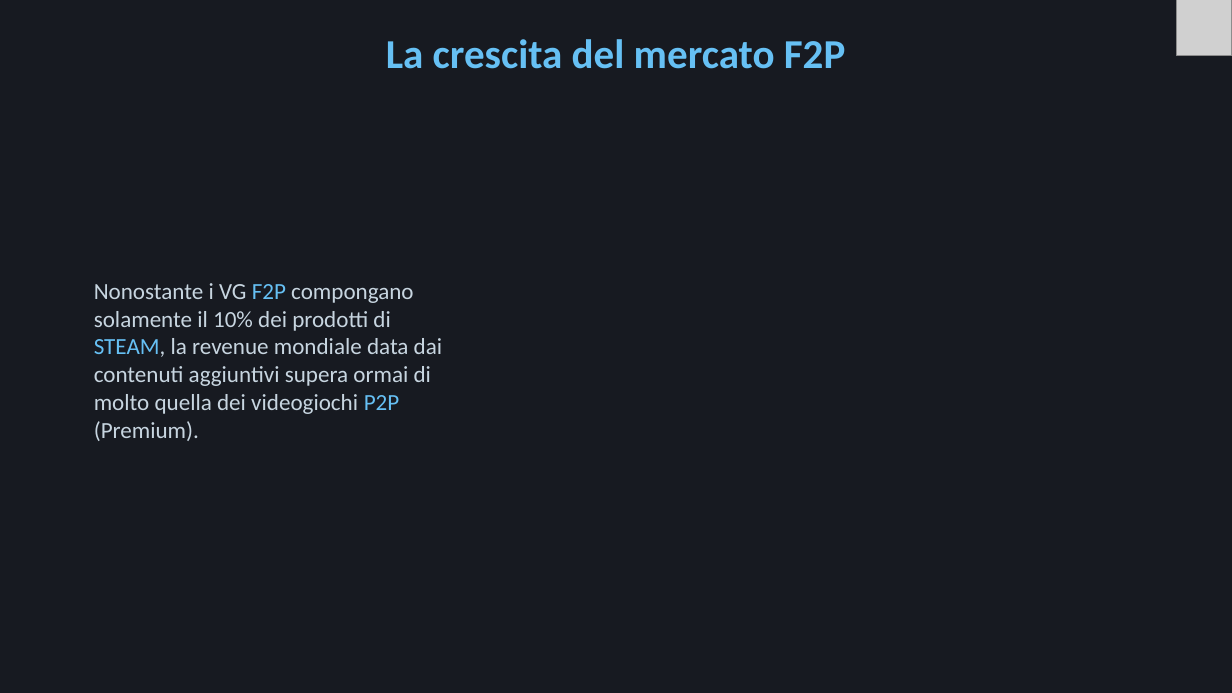
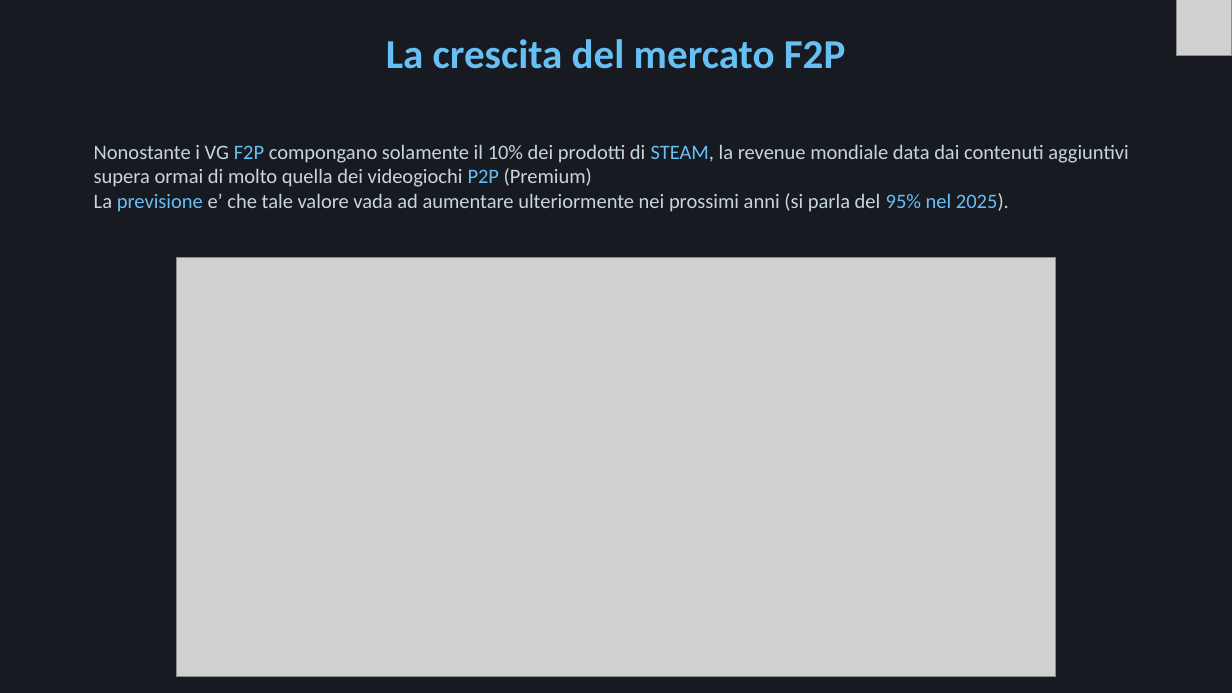
Before and after one commit to Mora11231/VisualizzazioneScientifica, a slide deck: slide 15 of Steam.pptx. Drawn at 1232x693 pixels with LibreOffice and Linux fonts; fonts in the diff are those of the drawing; grey boxes stand for pictures. Boxes give left, top, right and bottom in pixels: in the first picture for what was removed or moved away, otherwise in the second. Text is boxed around its words. In the diff, an @@ line names an element or a change of style, - is before the commit and + after.

```diff
--- a/Steam.pptx
+++ b/Steam.pptx
@@ text at [94,144,1129,212]: text changed; size 18 to 16 pt @@
-Nonostante i VG F2P compongano solamente il 10% dei prodotti di STEAM, la revenue mondiale data dai contenuti aggiuntivi supera ormai di molto quella dei videogiochi P2P (Premium).
+Nonostante i VG F2P compongano solamente il 10% dei prodotti di STEAM, la revenue mondiale data dai contenuti aggiuntivi supera ormai di molto quella dei videogiochi P2P (Premium)
+La previsione e’ che tale valore vada ad aumentare ulteriormente nei prossimi anni (si parla del 95% nel 2025).
@@ picture added at [177,257,1056,676] @@
```
Also in this commit, not shown: 12 other slides changed, 1 slide added, 1 slide removed, 4 other files.
